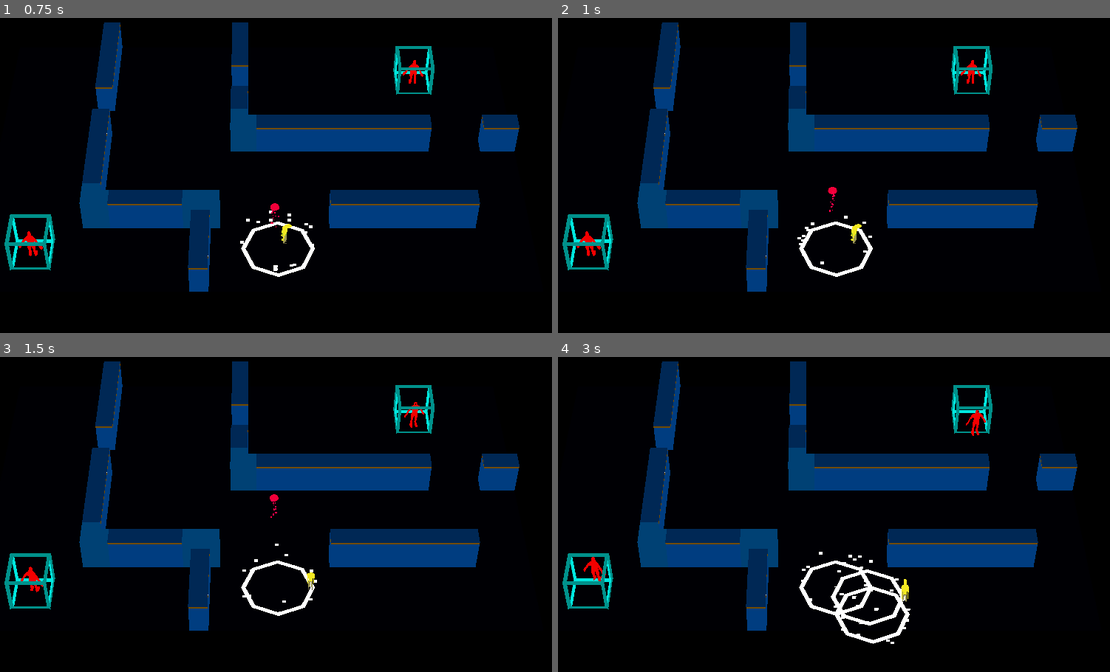
Above: before the commit, frames 1-4 (two rows, left to right).
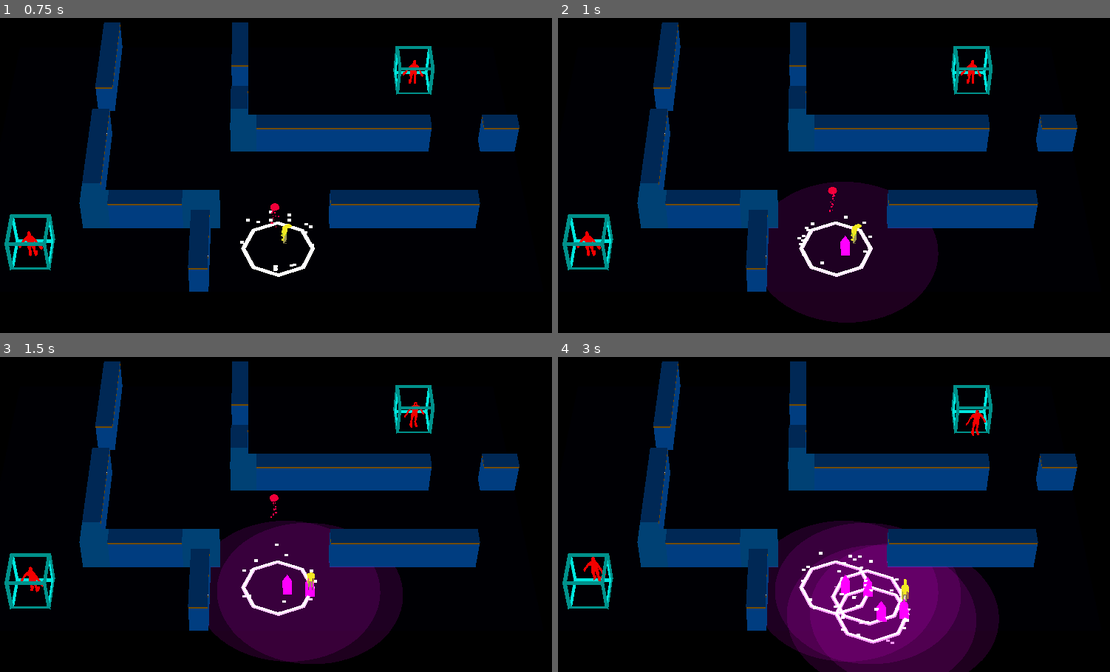
Above: after the commit, the same moments.

Repository: ralabate/30ddl
Game: Godot game, scene res://main.tscn
Same seed, same stepped clock (60 frames per second), same inputs: the game is played once before the commit and once after it.
Inputs:
- Up to frame 1 (0.75 s): tap Enter (ui_accept) at 0.5 s; hold Right (ui_right) from 0.53 s (still down); tap A (player_mine) at 0.6 s
- Up to frame 2 (1 s): keep holding Right (ui_right); tap Enter (ui_accept) at 0.77 s; tap S (player_decoy, bound only after the commit) at 0.8 s
- Up to frame 3 (1.5 s): release Right (ui_right) at 1.28 s; hold Down (ui_down) from 1.28 s (still down); tap S (player_decoy, bound only after the commit) at 1.35 s
- Up to frame 4 (3 s): tap Enter (ui_accept) at 1.52 s; tap A (player_mine) at 1.55, 2.1 s; release Down (ui_down) at 2.03 s; hold Right (ui_right) 2.03-2.78 s; tap S (player_decoy, bound only after the commit) at 2.3, 2.85 s; hold Up (ui_up) from 2.78 s (still down)

Frame 1 is identical in both runs. In frame 2, 10% of the frame differs, in the area x 37-69%, y 51-97%; in frame 3, 12%; in frame 4, 15%, in the area x 37-80%, y 51-100%.

Commit message:
wip player decoy

Diff:
--- a/gauntlet/main.gd
+++ b/gauntlet/main.gd
@@ -8,6 +8,7 @@
 func _ready() -> void:
 	player.shoot.connect(_on_player_shoot)
 	player.mine_spawned.connect(_on_player_spawned_mine)
+	player.decoy_spawned.connect(_on_player_spawned_decoy)
 
 	var badguy_spawners = get_tree().get_nodes_in_group("spawners")
 	for spawner in badguy_spawners:
@@ -17,7 +18,8 @@
 	await get_tree().physics_frame
 
 
-func _on_player_shoot(bullet_template: PackedScene, rotation: Vector3, location: Vector3):
+func _on_player_shoot(
+		bullet_template: PackedScene, rotation: Vector3, location: Vector3):
 	var bullet = bullet_template.instantiate()
 	add_child(bullet)
 	bullet.rotation = rotation
@@ -37,6 +39,20 @@
 	explosion.position = location
 
 
+func _on_player_spawned_decoy(decoy_template: PackedScene, location: Vector3):
+	var decoy = decoy_template.instantiate()
+	decoy.done.connect(_on_decoy_is_done)
+	add_child(decoy)
+	decoy.position = location
+
+
+func _on_decoy_is_done(affected_list: Array[Node3D]) -> void:
+	# Reset their target to the player
+	for affected in affected_list:
+		if affected.is_in_group("badguys"):
+			affected.target = player
+
+
 func _on_spawned_badguy(position: Vector3) -> void:
 	var badguy = badguy_template.instantiate()
 	add_child(badguy)
--- /dev/null
+++ b/gauntlet/player/decoy.gd
@@ -0,0 +1,26 @@
+extends Area3D
+
+
+signal done(affected_list: Array[Node3D])
+
+@onready var visual: MeshInstance3D = %Visual
+@onready var lifetime_timer: Timer = %LifetimeTimer
+
+var baduy_list = []
+
+
+# Called when the node enters the scene tree for the first time.
+func _ready() -> void:
+	body_entered.connect(_on_body_entered)
+	lifetime_timer.timeout.connect(_on_lifetime_timer_timeout)
+
+
+func _on_body_entered(body: Node3D) -> void:
+	if body.is_in_group("badguys"):
+		body.target = self
+		baduy_list.append(body)
+
+
+func _on_lifetime_timer_timeout() -> void:
+	done.emit(baduy_list)
+	queue_free()
--- /dev/null
+++ b/gauntlet/player/decoy.tscn
@@ -0,0 +1,45 @@
+[gd_scene load_steps=7 format=3 uid="uid://dj3m0gkysy4q1"]
+
+[ext_resource type="Script" uid="uid://cbwhkcm1auist" path="res://player/decoy.gd" id="1_tpm8h"]
+
+[sub_resource type="StandardMaterial3D" id="StandardMaterial3D_gevvu"]
+transparency = 1
+shading_mode = 0
+albedo_color = Color(1, 0, 1, 1)
+
+[sub_resource type="PrismMesh" id="PrismMesh_gevvu"]
+material = SubResource("StandardMaterial3D_gevvu")
+
+[sub_resource type="CylinderShape3D" id="CylinderShape3D_gevvu"]
+radius = 5.0
+
+[sub_resource type="StandardMaterial3D" id="StandardMaterial3D_tpm8h"]
+transparency = 1
+shading_mode = 0
+albedo_color = Color(1, 0, 1, 0.117647)
+
+[sub_resource type="CylinderMesh" id="CylinderMesh_tpm8h"]
+material = SubResource("StandardMaterial3D_tpm8h")
+top_radius = 5.0
+bottom_radius = 5.0
+height = 0.1
+
+[node name="Decoy" type="Area3D"]
+collision_layer = 2
+collision_mask = 12
+script = ExtResource("1_tpm8h")
+
+[node name="Visual" type="MeshInstance3D" parent="."]
+unique_name_in_owner = true
+mesh = SubResource("PrismMesh_gevvu")
+
+[node name="CollisionShape3D" type="CollisionShape3D" parent="."]
+shape = SubResource("CylinderShape3D_gevvu")
+
+[node name="DebugAreaVisualizer" type="MeshInstance3D" parent="."]
+mesh = SubResource("CylinderMesh_tpm8h")
+
+[node name="LifetimeTimer" type="Timer" parent="."]
+unique_name_in_owner = true
+wait_time = 10.0
+autostart = true
--- a/gauntlet/player/player.gd
+++ b/gauntlet/player/player.gd
@@ -3,6 +3,7 @@
 
 signal shoot(bullet: PackedScene, direction: Vector3, location: Vector3)
 signal mine_spawned(mine: PackedScene, location: Vector3)
+signal decoy_spawned(decoy: PackedScene, location: Vector3)
 
 @export var SPEED = 2.5
 @export var TIME_BETWEEN_SHOTS = 1
@@ -11,6 +12,7 @@
 
 var bullet_template = preload("res://player/bullet.tscn")
 var mine_template = preload("res://player/mine.tscn")
+var decoy_template = preload("res://player/decoy.tscn")
 
 var can_shoot = true
 var shot_timer: Timer
@@ -26,6 +28,7 @@
 
 
 func _physics_process(delta: float) -> void:
+	# Shooting
 	if Input.is_action_pressed("ui_accept") and can_shoot:
 		shoot.emit(
 				bullet_template,
@@ -35,19 +38,24 @@
 		can_shoot = false
 		shot_timer.start()
 
+	# Mines
 	if Input.is_action_just_pressed("player_mine"):
-		mine_spawned.emit(
-				mine_template,
-				transform.origin - transform.basis.y
-			)
+		mine_spawned.emit(mine_template, transform.origin - transform.basis.y)
 
+	# Player decoys
+	if Input.is_action_just_pressed("player_decoy"):
+		decoy_spawned.emit(decoy_template, transform.origin - transform.basis.y)
+
+	# Gravity
 	if not is_on_floor():
 		velocity += get_gravity() * delta
 
+	# Movement input
 	var input_dir = Input.get_vector("ui_left", "ui_right", "ui_up", "ui_down")
 	var direction = Vector3(input_dir.x, 0, input_dir.y).normalized()
 
 	if direction:
+		# Rotate to face the direction we're moving
 		rotation.y = atan2(-direction.x, -direction.z)
 
 		self.velocity.x = direction.x * SPEED
@@ -57,6 +65,7 @@
 		self.velocity.x = move_toward(velocity.x, 0, SPEED)
 		self.velocity.z = move_toward(velocity.z, 0, SPEED)
 
+	# Do it
 	move_and_slide()
 
 
--- a/gauntlet/project.godot
+++ b/gauntlet/project.godot
@@ -27,3 +27,8 @@
 "events": [Object(InputEventKey,"resource_local_to_scene":false,"resource_name":"","device":-1,"window_id":0,"alt_press …(191 unchanged characters)…
 ]
 }
+player_decoy={
+"deadzone": 0.2,
+"events": [Object(InputEventKey,"resource_local_to_scene":false,"resource_name":"","device":-1,"window_id":0,"alt_pressed":false,"shift_pressed":false,"ctrl_pressed":false,"meta_pressed":false,"pressed":false,"keycode":83,"physical_keycode":0,"key_label":0,"unicode":115,"location":0,"echo":false,"script":null)
+]
+}
Not shown, added: gauntlet/player/decoy.gd.uid
